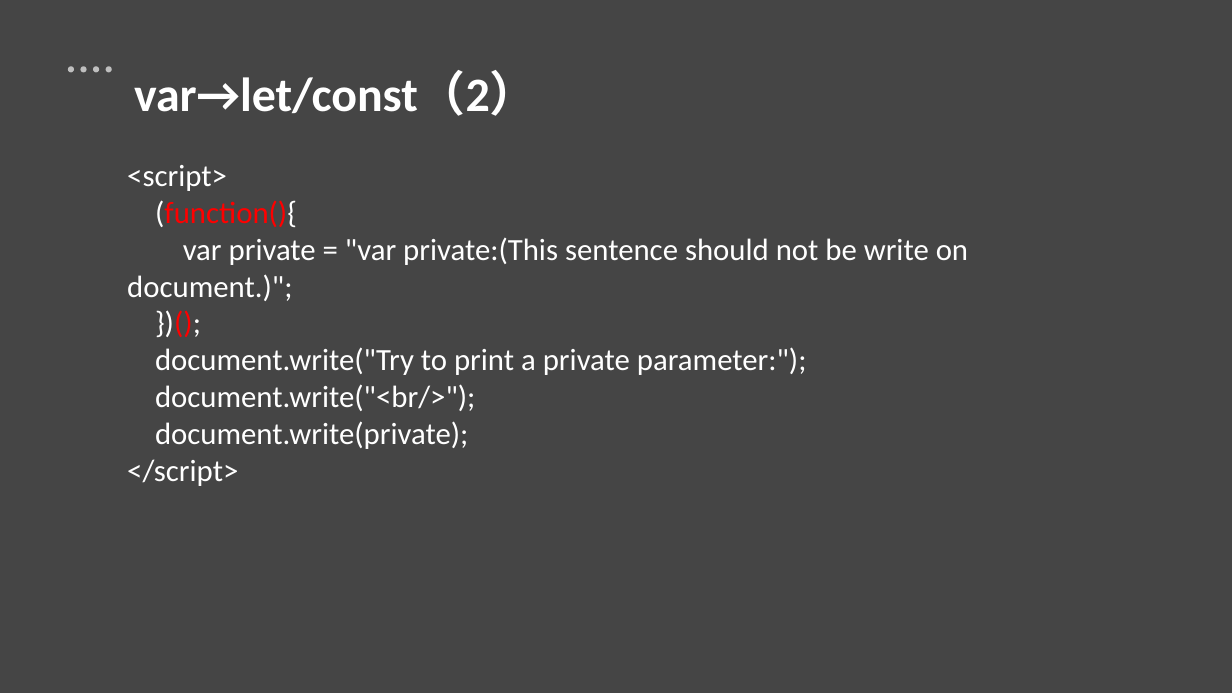
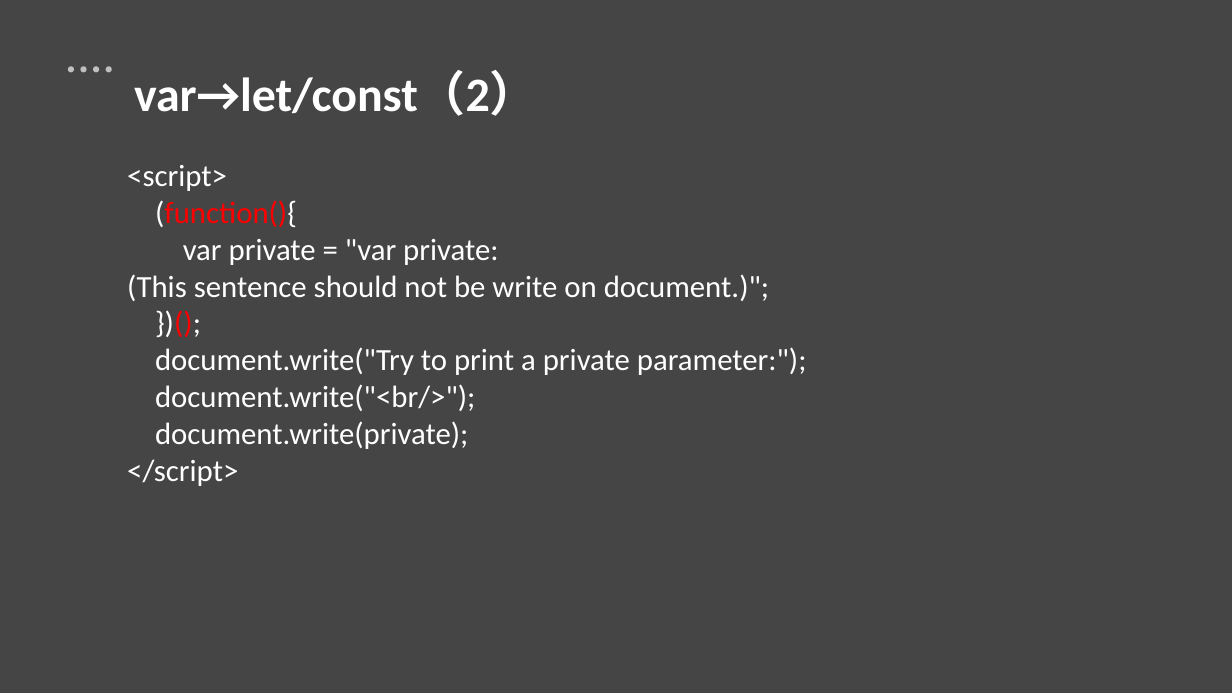
Before and after one commit to gerryhjs/htmljs, a slide deck: slide 14 of html&js课件/html&js.pptx. Drawn at 1232x693 pixels with LibreOffice and Linux fonts; fonts in the diff are those of the drawing. Boxes give left, top, right and bottom in pixels: in the first picture for what was removed or moved away, otherwise in the second. Text is boxed around its words. In the diff, an @@ line names an element or a change of style, - is before the commit and + after.

Commit message:
111

```diff
--- a/html&js课件/html&js.pptx
+++ b/html&js课件/html&js.pptx
@@ text at bbox=[127, 239, 769, 301]: text changed @@
-var private = "var private:(This sentence should not be write on document.)";
+var private = "var private:
+(This sentence should not be write on document.)";
```
Also in this commit, not shown: 2 other slides changed.
